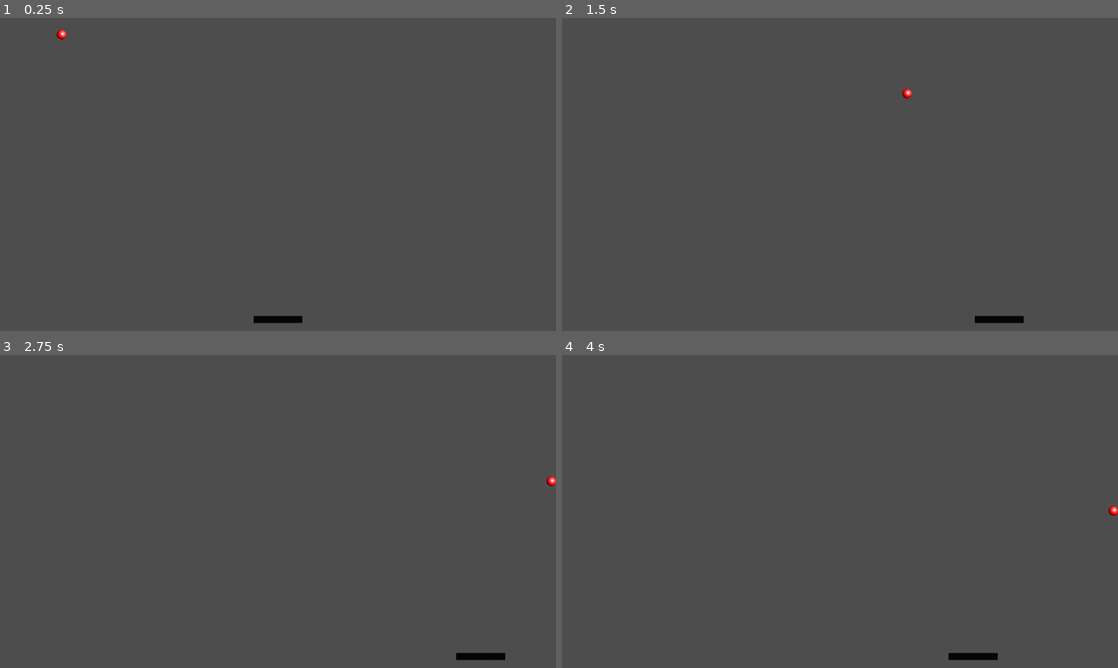
Above: before the commit, frames 1-4 (two rows, left to right).
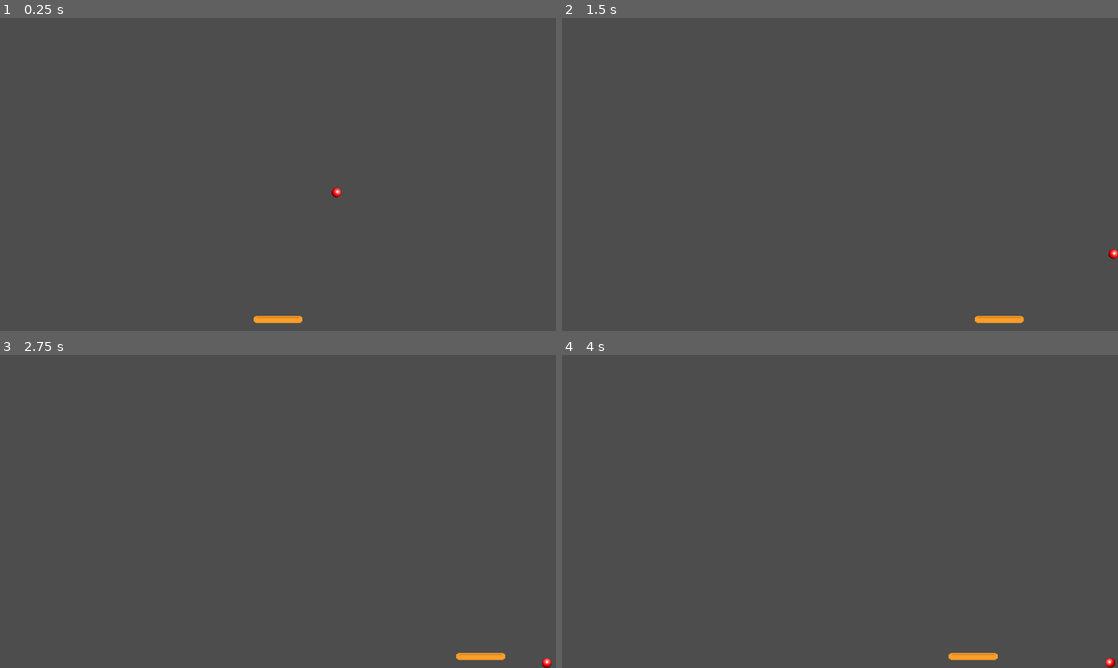
Above: after the commit, the same moments.

Repository: Archaoss/OneLastBrick
Game: Godot game, scene res://main.tscn
Two runs of this game, one before a commit and one after it. Both use one fixed random seed, a clock stepped at 60 frames per second and the inputs below.
Inputs:
- Up to frame 1 (0.25 s): no input
- Up to frame 2 (1.5 s): hold D (move_right) 0.53-1.28 s; hold A (move_left) from 1.28 s (still down)
- Up to frame 3 (2.75 s): release A (move_left) at 2.03 s; hold D (move_right) from 2.03 s (still down)
- Up to frame 4 (4 s): tap Enter at 2.75 s; release D (move_right) at 3.53 s; hold A (move_left) from 3.53 s (still down)

The runs differ from the first frame. In frame 1, 0.3% of the frame differs, in the area x 10-62%, y 3-98%; in frame 2, 0.3%; in frame 3, 0.3%; in frame 4, 0.3%, in the area x 69-100%, y 48-100%.

Commit message:
fiddled with collision

Diff:
--- a/main.tscn
+++ b/main.tscn
@@ -6,10 +6,15 @@
 [ext_resource type="PackedScene" uid="uid://cxirmragua7gr" path="res://scenes/paddle.tscn" id="3_oj06k"]
 [ext_resource type="PackedScene" uid="uid://ckc2iu2kubfp0" path="res://scenes/walls.tscn" id="5_gcfsb"]
 
+[sub_resource type="PhysicsMaterial" id="PhysicsMaterial_pyjm7"]
+bounce = 1.0
+
 [node name="Main" type="Node"]
 script = ExtResource("1_lp3pw")
 
 [node name="Ball" parent="." instance=ExtResource("2_ub5lu")]
+position = Vector2(966, 533)
+physics_material_override = SubResource("PhysicsMaterial_pyjm7")
 
 [node name="Brick" parent="." instance=ExtResource("3_m55pp")]
 
--- a/scenes/ball.tscn
+++ b/scenes/ball.tscn
@@ -11,8 +11,7 @@
 
 [node name="Ball" type="RigidBody2D"]
 position = Vector2(1, 0)
-physics_material_override = SubResource("PhysicsMaterial_2hxeg")
-gravity_scale = 0.0
+physics_material_override = SubResource("PhysicsMaterial_dfa3p")
 script = ExtResource("1_hdb8l")
 
 [node name="Sprite2D" type="Sprite2D" parent="."]
--- a/scenes/paddle.tscn
+++ b/scenes/paddle.tscn
@@ -1,7 +1,7 @@
 [gd_scene load_steps=4 format=3 uid="uid://cxirmragua7gr"]
 
 [ext_resource type="Script" path="res://scripts/paddle.gd" id="1_m0fj5"]
-[ext_resource type="Texture2D" uid="uid://uxsha7o0qxj1" path="res://images/star.png" id="2_sxw3w"]
+[ext_resource type="Texture2D" uid="uid://db7iqqhmfurde" path="res://images/paddle.png" id="2_bnf23"]
 
 [sub_resource type="CapsuleShape2D" id="CapsuleShape2D_1j8dj"]
 radius = 12.0
@@ -12,11 +12,9 @@
 speed = 1000
 
 [node name="Sprite2D" type="Sprite2D" parent="."]
-position = Vector2(0, -3.8743e-07)
-scale = Vector2(1, 0.154839)
-texture = ExtResource("2_sxw3w")
+scale = Vector2(3.38, 2.4)
+texture = ExtResource("2_bnf23")
 
 [node name="CollisionShape2D" type="CollisionShape2D" parent="."]
-position = Vector2(0.1875, 0)
 rotation = 1.5708
 shape = SubResource("CapsuleShape2D_1j8dj")
--- a/scenes/walls.tscn
+++ b/scenes/walls.tscn
@@ -1,7 +1,6 @@
 [gd_scene load_steps=10 format=3 uid="uid://ckc2iu2kubfp0"]
 
-[sub_resource type="PhysicsMaterial" id="PhysicsMaterial_pylmc"]
-bounce = 1.0
+[sub_resource type="PhysicsMaterial" id="PhysicsMaterial_24pvo"]
 
 [sub_resource type="WorldBoundaryShape2D" id="WorldBoundaryShape2D_0u7aa"]
 normal = Vector2(0, 1)
@@ -27,7 +26,7 @@
 normal = Vector2(-1, -1)
 
 [node name="Walls" type="StaticBody2D"]
-physics_material_override = SubResource("PhysicsMaterial_pylmc")
+physics_material_override = SubResource("PhysicsMaterial_24pvo")
 
 [node name="Top" type="CollisionShape2D" parent="."]
 position = Vector2(960, 0)
Binary file added: images/paddle.png
Not shown, added: images/paddle.png.import
Not shown: 1 places in main.tscn that only renumber resources
Not shown: 1 places in scenes/ball.tscn that only renumber resources
